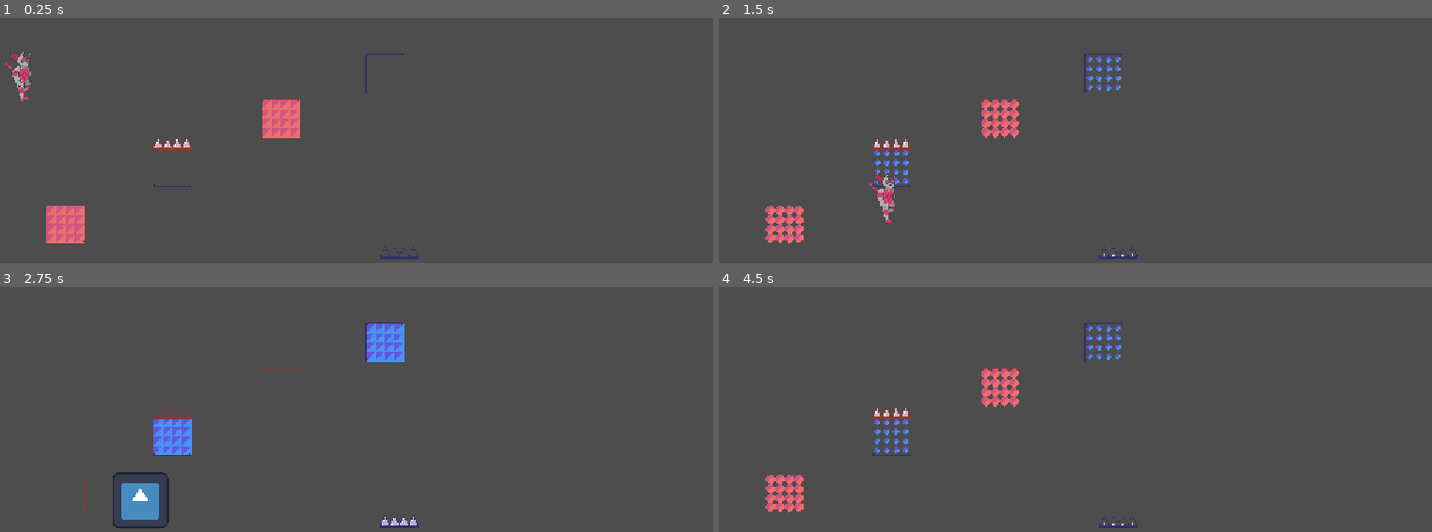
Above: before the commit, frames 1-4 (two rows, left to right).
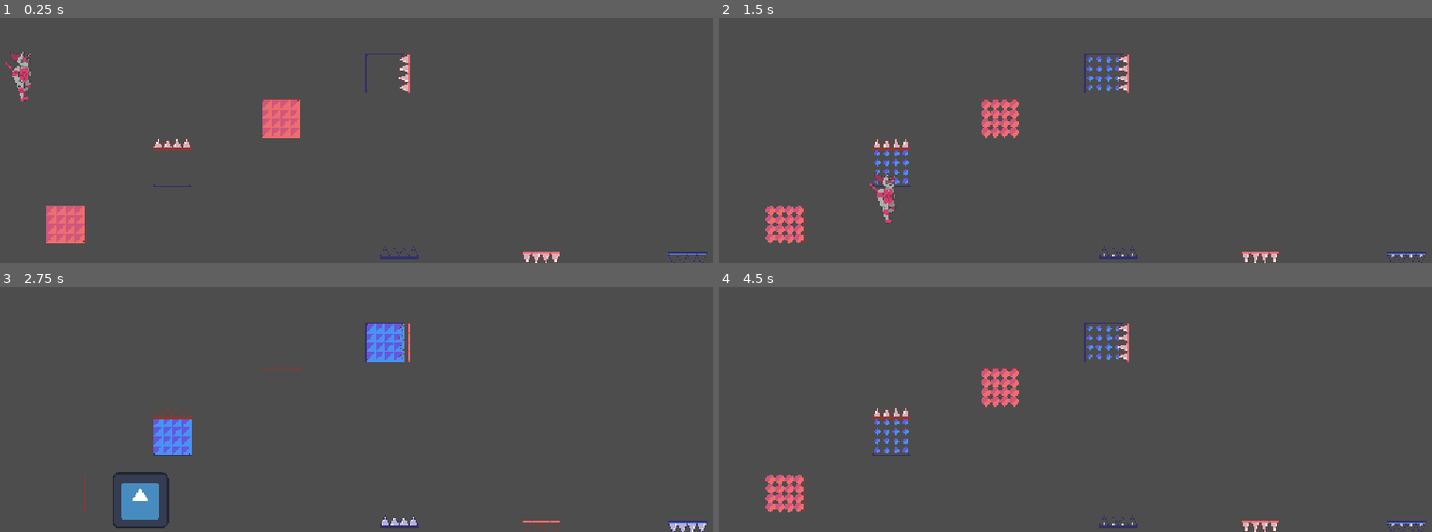
Above: after the commit, the same moments.

Repository: MatheoBrassart/The-Adventure-of-Beep-n-Boo-p
Game: Godot game, scene res://scenes/levels/level_test.tscn
Same seed, same stepped clock (60 frames per second), same inputs: the game is played once before the commit and once after it. The engine's default icon, where the game draws it, is replaced by a stand-in: a white triangle on a blue panel in a dark square.
Inputs:
- Up to frame 1 (0.25 s): no input
- Up to frame 2 (1.5 s): hold D (move_right) from 0.53 s (still down); tap Shift (switch_character) at 0.6, 1.35 s; tap Space (jump) at 0.77 s
- Up to frame 3 (2.75 s): tap Space (jump) at 1.52 s; release D (move_right) at 2.03 s; hold A (move_left) from 2.03 s (still down); tap Shift (switch_character) at 2.1 s
- Up to frame 4 (4.5 s): release A (move_left) at 2.78 s; hold D (move_right) 2.78-4.28 s; tap Shift (switch_character) at 2.85, 3.6, 4.35 s; tap Space (jump) at 3.02, 3.77 s; hold A (move_left) from 4.28 s (still down)

The runs differ from the first frame. In frame 1, 0.4% of the frame differs, in the area x 55-100%, y 14-100%; in frame 2, 0.4%; in frame 3, 0.3%; in frame 4, 0.4%.

Commit message:
RessortChange Start

Diff:
--- /dev/null
+++ b/the-adventure-of-beep-n'-boop/scenes/level design elements/ressort_change.tscn
@@ -0,0 +1,185 @@
+[gd_scene load_steps=22 format=3 uid="uid://dxd3i08icmkgx"]
+
+[ext_resource type="Script" uid="uid://c5jbydwicia22" path="res://scripts/ressort_change.gd" id="1_60jv4"]
+[ext_resource type="Texture2D" uid="uid://bsl7tx06gieow" path="res://assets/BlocChange.png" id="2_dpxw5"]
+
+[sub_resource type="AtlasTexture" id="AtlasTexture_hrs60"]
+atlas = ExtResource("2_dpxw5")
+region = Rect2(132, 198, 66, 66)
+
+[sub_resource type="AtlasTexture" id="AtlasTexture_qf5om"]
+atlas = ExtResource("2_dpxw5")
+region = Rect2(66, 198, 66, 66)
+
+[sub_resource type="AtlasTexture" id="AtlasTexture_mclrw"]
+atlas = ExtResource("2_dpxw5")
+region = Rect2(0, 132, 66, 66)
+
+[sub_resource type="AtlasTexture" id="AtlasTexture_wpgd5"]
+atlas = ExtResource("2_dpxw5")
+region = Rect2(66, 132, 66, 66)
+
+[sub_resource type="AtlasTexture" id="AtlasTexture_euwhr"]
+atlas = ExtResource("2_dpxw5")
+region = Rect2(132, 132, 66, 66)
+
+[sub_resource type="AtlasTexture" id="AtlasTexture_d45cc"]
+atlas = ExtResource("2_dpxw5")
+region = Rect2(198, 132, 66, 66)
+
+[sub_resource type="AtlasTexture" id="AtlasTexture_ny5di"]
+atlas = ExtResource("2_dpxw5")
+region = Rect2(0, 132, 66, 66)
+
+[sub_resource type="AtlasTexture" id="AtlasTexture_50fo3"]
+atlas = ExtResource("2_dpxw5")
+region = Rect2(198, 132, 66, 66)
+
+[sub_resource type="SpriteFrames" id="SpriteFrames_canlg"]
+animations = [{
+"frames": [{
+"duration": 1.0,
+"texture": SubResource("AtlasTexture_hrs60")
+}, {
+"duration": 1.0,
+"texture": SubResource("AtlasTexture_qf5om")
+}, {
+"duration": 1.0,
+"texture": SubResource("AtlasTexture_mclrw")
+}],
+"loop": false,
+"name": &"activating",
+"speed": 12.0
+}, {
+"frames": [{
+"duration": 1.0,
+"texture": SubResource("AtlasTexture_wpgd5")
+}, {
+"duration": 1.0,
+"texture": SubResource("AtlasTexture_euwhr")
+}, {
+"duration": 1.0,
+"texture": SubResource("AtlasTexture_d45cc")
+}],
+"loop": false,
+"name": &"deactivating",
+"speed": 12.0
+}, {
+"frames": [{
+"duration": 1.0,
+"texture": SubResource("AtlasTexture_ny5di")
+}],
+"loop": false,
+"name": &"defaultActive",
+"speed": 12.0
+}, {
+"frames": [{
+"duration": 1.0,
+"texture": SubResource("AtlasTexture_50fo3")
+}],
+"loop": false,
+"name": &"defaultInactive",
+"speed": 12.0
+}]
+
+[sub_resource type="AtlasTexture" id="AtlasTexture_xwi0v"]
+atlas = ExtResource("2_dpxw5")
+region = Rect2(132, 330, 66, 66)
+
+[sub_resource type="AtlasTexture" id="AtlasTexture_otm2d"]
+atlas = ExtResource("2_dpxw5")
+region = Rect2(66, 330, 66, 66)
+
+[sub_resource type="AtlasTexture" id="AtlasTexture_canlg"]
+atlas = ExtResource("2_dpxw5")
+region = Rect2(0, 264, 66, 66)
+
+[sub_resource type="AtlasTexture" id="AtlasTexture_8l4y1"]
+atlas = ExtResource("2_dpxw5")
+region = Rect2(66, 264, 66, 66)
+
+[sub_resource type="AtlasTexture" id="AtlasTexture_2jeqn"]
+atlas = ExtResource("2_dpxw5")
+region = Rect2(132, 264, 66, 66)
+
+[sub_resource type="AtlasTexture" id="AtlasTexture_cvwk2"]
+atlas = ExtResource("2_dpxw5")
+region = Rect2(198, 264, 66, 66)
+
+[sub_resource type="AtlasTexture" id="AtlasTexture_3hvgr"]
+atlas = ExtResource("2_dpxw5")
+region = Rect2(0, 264, 66, 66)
+
+[sub_resource type="AtlasTexture" id="AtlasTexture_uy4py"]
+atlas = ExtResource("2_dpxw5")
+region = Rect2(198, 264, 66, 66)
+
+[sub_resource type="SpriteFrames" id="SpriteFrames_hrs60"]
+animations = [{
+"frames": [{
+"duration": 1.0,
+"texture": SubResource("AtlasTexture_xwi0v")
+}, {
+"duration": 1.0,
+"texture": SubResource("AtlasTexture_otm2d")
+}, {
+"duration": 1.0,
+"texture": SubResource("AtlasTexture_canlg")
+}],
+"loop": false,
+"name": &"activating",
+"speed": 12.0
+}, {
+"frames": [{
+"duration": 1.0,
+"texture": SubResource("AtlasTexture_8l4y1")
+}, {
+"duration": 1.0,
+"texture": SubResource("AtlasTexture_2jeqn")
+}, {
+"duration": 1.0,
+"texture": SubResource("AtlasTexture_cvwk2")
+}],
+"loop": false,
+"name": &"deactivating",
+"speed": 12.0
+}, {
+"frames": [{
+"duration": 1.0,
+"texture": SubResource("AtlasTexture_3hvgr")
+}],
+"loop": false,
+"name": &"defaultActive",
+"speed": 12.0
+}, {
+"frames": [{
+"duration": 1.0,
+"texture": SubResource("AtlasTexture_uy4py")
+}],
+"loop": false,
+"name": &"defaultInactive",
+"speed": 12.0
+}]
+
+[sub_resource type="RectangleShape2D" id="RectangleShape2D_i3sln"]
+size = Vector2(14, 10)
+
+[node name="RessortChange" type="Area2D" groups=["PicsChange"]]
+z_index = 1
+rotation = 3.1415927
+script = ExtResource("1_60jv4")
+
+[node name="AnimatedSprite2DRessortChangeBeep" type="AnimatedSprite2D" parent="."]
+sprite_frames = SubResource("SpriteFrames_canlg")
+animation = &"activating"
+
+[node name="AnimatedSprite2DRessortChangeBoop" type="AnimatedSprite2D" parent="."]
+sprite_frames = SubResource("SpriteFrames_hrs60")
+animation = &"activating"
+
+[node name="CollisionShape2D" type="CollisionShape2D" parent="."]
+position = Vector2(2.5352608e-06, 29)
+scale = Vector2(4, 1.25)
+shape = SubResource("RectangleShape2D_i3sln")
+
+[connection signal="body_entered" from="." to="." method="_on_body_entered"]
--- a/the-adventure-of-beep-n'-boop/scenes/levels/level_test.tscn
+++ b/the-adventure-of-beep-n'-boop/scenes/levels/level_test.tscn
@@ -1,8 +1,9 @@
-[gd_scene load_steps=5 format=3 uid="uid://ehcj0v1qs0ab"]
+[gd_scene load_steps=6 format=3 uid="uid://ehcj0v1qs0ab"]
 
 [ext_resource type="PackedScene" uid="uid://bpyurbx843djn" path="res://scenes/player.tscn" id="1_jp5fc"]
 [ext_resource type="PackedScene" uid="uid://b0c3ta4epvr3w" path="res://scenes/level design elements/pics_change.tscn" id="2_4ptlp"]
 [ext_resource type="PackedScene" uid="uid://bkfqv7f3qk1lj" path="res://scenes/level design elements/bloc_change.tscn" id="3_ycf23"]
+[ext_resource type="PackedScene" uid="uid://dxd3i08icmkgx" path="res://scenes/level design elements/ressort_change.tscn" id="4_4ptlp"]
 
 [sub_resource type="WorldBoundaryShape2D" id="WorldBoundaryShape2D_e73ws"]
 distance = -285.0
@@ -39,3 +40,14 @@
 [node name="BlocChange2" parent="." instance=ExtResource("3_ycf23")]
 position = Vector2(623, 387)
 WHICH_CHARACTER_IS_IT = 1
+
+[node name="RessortChange" parent="." instance=ExtResource("4_4ptlp")]
+position = Vector2(872, 704)
+
+[node name="RessortChange2" parent="." instance=ExtResource("4_4ptlp")]
+position = Vector2(1105, 706)
+WHICH_CHARACTER_IS_IT = 1
+
+[node name="RessortChange3" parent="." instance=ExtResource("4_4ptlp")]
+position = Vector2(631, 387)
+rotation = -1.5707964
--- a/the-adventure-of-beep-n'-boop/scripts/player.gd
+++ b/the-adventure-of-beep-n'-boop/scripts/player.gd
@@ -5,7 +5,7 @@
 const MAX_SPEED = 300.0
 var CURRENT_SPEED = 0
 var ACCELERATION = 40
-var DECCELERATION = 50
+var DECCELERATION = 2
 var DECCELERATION_DIRECTION = 0
 
 const JUMP_VELOCITY = -600.0
--- /dev/null
+++ b/the-adventure-of-beep-n'-boop/scripts/ressort_change.gd
@@ -0,0 +1,74 @@
+extends Area2D
+
+class_name RessortChange
+
+# Defines which character the ressort is for. 0 = Beep, 1 = Boop
+@export var WHICH_CHARACTER_IS_IT = 0
+
+const RESSORT_VELOCITY = 900.0
+
+@onready var animatedSpriteRessortChangeBeep: AnimatedSprite2D = $AnimatedSprite2DRessortChangeBeep
+@onready var animatedSpriteRessortChangeBoop: AnimatedSprite2D = $AnimatedSprite2DRessortChangeBoop
+@onready var rightSprite: AnimatedSprite2D = $AnimatedSprite2DRessortChangeBeep
+@onready var collisionShape2D: CollisionShape2D = $CollisionShape2D
+
+@onready var ressortChange2D: Area2D = $"."
+
+var ISACTIVE = 1
+
+func _ready() -> void:
+
+	# When appearing, hides the incorrect sprite and set the correct one as rightSprite
+	if WHICH_CHARACTER_IS_IT == 0:
+		animatedSpriteRessortChangeBoop.visible = false
+		rightSprite = animatedSpriteRessortChangeBeep
+	else:
+		animatedSpriteRessortChangeBeep.visible = false
+		rightSprite = animatedSpriteRessortChangeBoop
+
+	# When appearing, check if the right character is active or not
+	var CURRENT_ACTIVE_CHARACTER = get_parent().get_node("Player")
+	if not CURRENT_ACTIVE_CHARACTER.CURRENT_ACTIVE_CHARACTER == WHICH_CHARACTER_IS_IT:
+		deactivate()
+		rightSprite.play("defaultInactive")
+	else:
+		rightSprite.play("defaultActive")
+
+
+func _process(_delta: float) -> void:
+
+	pass
+
+
+func switch_state():
+
+	# Called by game_informations
+	if ISACTIVE == 0:
+		activate()
+	else:
+		deactivate()
+
+
+func activate():
+
+	ISACTIVE = 1
+	rightSprite.play("activating")
+	collisionShape2D.disabled = false
+
+
+func deactivate():
+
+	ISACTIVE = 0
+	rightSprite.play("deactivating")
+	collisionShape2D.disabled = true
+
+
+func _on_body_entered(body: Node2D) -> void:
+
+	if body.is_in_group("Player") == true:
+		if ressortChange2D.rotation_degrees == 180:
+			body.velocity.y = RESSORT_VELOCITY * -1
+		elif ressortChange2D.rotation_degrees == -90:
+			#body.direction = 1
+			body.CURRENT_SPEED = RESSORT_VELOCITY
+			body.DECCELERATION_DIRECTION = 1
Not shown, added: the-adventure-of-beep-n'-boop/scripts/ressort_change.gd.uid
